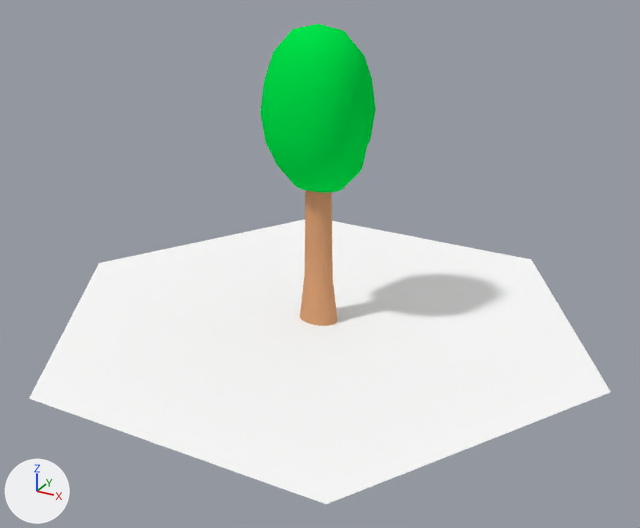
A saved change to the Blender file blender/tree.blend.
Before and after are seen from a 50 mm lens placed at (5.35, -9.68, 5.68), pointed at (0.23, -0.37, 1.02). The axes (+X, +Y, +Z) are drawn at lower left. The lights are the same throughout.

In view in the first picture: 'Big-Hexagon', 'Tree'.
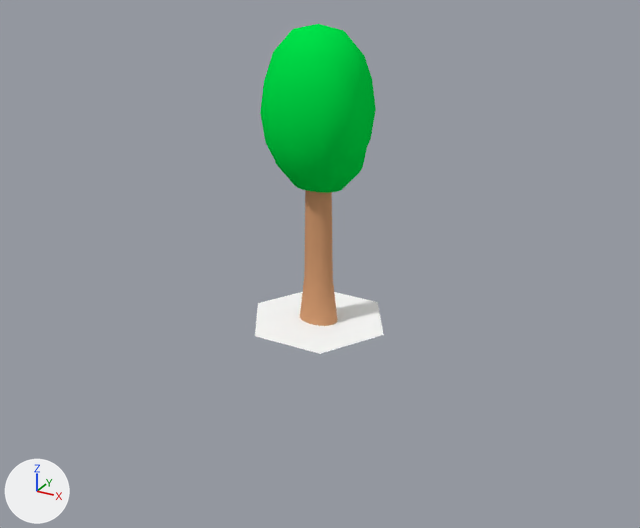
The change, as a diff of the scene's bpy script:
```diff
--- a/blender/tree.blend.py
+++ b/blender/tree.blend.py
@@ ob_big_hexagon @@
 ob_big_hexagon.location = (0.0, 0.0, 0.0)
+ob_big_hexagon.hide_set(True)  # its collection is switched off
@@ ob_base_hexagon @@
 ob_base_hexagon.location = (0.0, 0.0, 0.0)
-ob_base_hexagon.hide_set(True)  # its collection is switched off
```

Pixel boxes [x1, y1, x2, y2] of what changed, in the pictures (640 x 528 px):
'Big-Hexagon', hidden
    before: [29, 219, 611, 504]
'Base-Hexagon', shown
    after: [255, 292, 384, 354]
